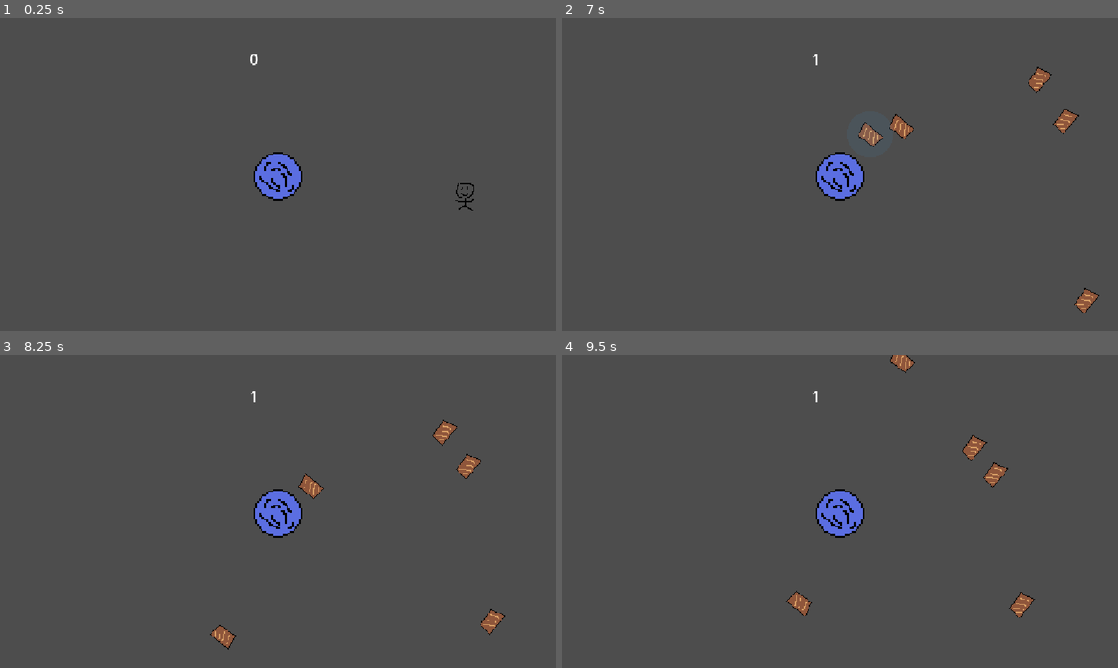
Above: before the commit, frames 1-4 (two rows, left to right).
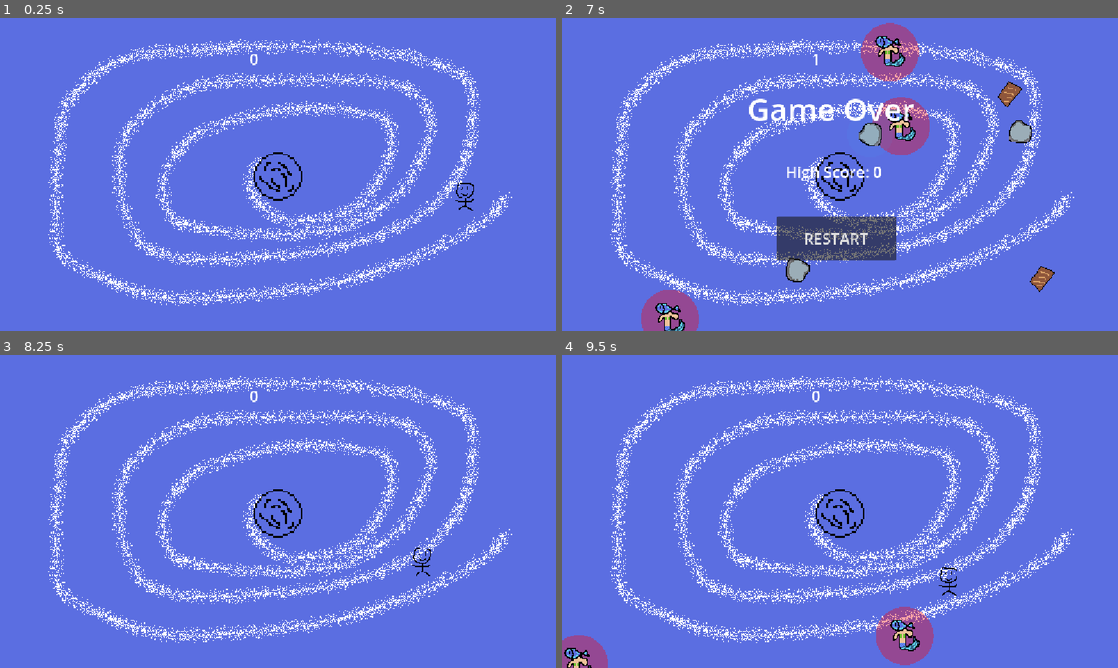
Above: after the commit, the same moments.

Repository: dangt0n78-jpg/surfin
Game: Godot game, scene res://_scenes/main.tscn
Two runs of this game, one before a commit and one after it. Both use one fixed random seed, a clock stepped at 60 frames per second and the inputs below.
Inputs (mouse positions are in pixels of both pictures, inside the frame that each line leads up to):
- Up to frame 1 (0.25 s): no input
- Up to frame 2 (7 s): hold Space (action) 0.53-1.28 s; tap Space (action) every 1.5 s from 1.35 to 5.85 s; hold Space (action) 2.03-2.78 s; hold Space (action) 3.53-4.28 s; hold Space (action) 5.03-5.78 s; hold Space (action) from 6.53 s (still down)
- Up to frame 3 (8.25 s): release Space (action) at 7.25 s; click (272, 574) at 7.25 s, where only the run after the commit has a clickable "RESTART"; tap Space (action) at 8.1 s
- Up to frame 4 (9.5 s): hold Space (action) from 8.78 s (still down)

The runs differ from the first frame. In frame 1, 99% of the frame differs, in the area x 0-100%, y 0-100%; in frame 2, 99%; in frame 3, 99%; in frame 4, 99%.

Commit message:
tentacle bomb mermaid mechanic

Diff:
--- /dev/null
+++ b/_scenes/bomb.tscn
@@ -0,0 +1,28 @@
+[gd_scene format=3 uid="uid://c2dfffnl7l8dg"]
+
+[ext_resource type="Script" uid="uid://bvaqphsp5seei" path="res://_scripts/tentecle.gd" id="1_lw7ec"]
+[ext_resource type="Texture2D" uid="uid://mf604kdnwsa4" path="res://_assets/bomb.png" id="2_lw7ec"]
+
+[sub_resource type="CircleShape2D" id="CircleShape2D_3owqy"]
+radius = 51.0392
+
+[node name="tentecle" type="Area2D" unique_id=1182030087]
+position = Vector2(0, 9)
+script = ExtResource("1_lw7ec")
+metadata/_edit_group_ = true
+
+[node name="Sprite2D" type="Sprite2D" parent="." unique_id=1271905174]
+position = Vector2(-3, -11)
+scale = Vector2(2.484375, 2.484375)
+texture = ExtResource("2_lw7ec")
+
+[node name="CollisionShape2D" type="CollisionShape2D" parent="." unique_id=2028698830]
+shape = SubResource("CircleShape2D_3owqy")
+
+[node name="alive_timer" type="Timer" parent="." unique_id=707608430]
+wait_time = 0.8
+autostart = true
+
+[connection signal="area_entered" from="." to="." method="_on_area_entered"]
+[connection signal="body_entered" from="." to="." method="_on_body_entered"]
+[connection signal="timeout" from="alive_timer" to="." method="_on_alive_timer_timeout"]
--- a/_scenes/main.tscn
+++ b/_scenes/main.tscn
@@ -5,6 +5,11 @@
 [ext_resource type="PackedScene" uid="uid://ey8mvbmte2lt" path="res://_scenes/hole.tscn" id="2_x6rnu"]
 [ext_resource type="PackedScene" uid="uid://r85d4i5etayg" path="res://_scenes/planks.tscn" id="3_3q5j6"]
 [ext_resource type="PackedScene" uid="uid://obtfve6lbv7q" path="res://_scenes/stone.tscn" id="3_6bnj4"]
+[ext_resource type="PackedScene" uid="uid://cksslyoqa5srt" path="res://_scenes/mermaid.tscn" id="4_7kglf"]
+[ext_resource type="Texture2D" uid="uid://b5p2qiwdu1ux0" path="res://_assets/background.png" id="4_owtmn"]
+[ext_resource type="Script" uid="uid://dcapnkx7oycw3" path="res://_scripts/special_marker.gd" id="6_ce27d"]
+[ext_resource type="PackedScene" uid="uid://dh8j24qc7k87s" path="res://_scenes/tentecle.tscn" id="7_urak4"]
+[ext_resource type="PackedScene" uid="uid://c2dfffnl7l8dg" path="res://_scenes/bomb.tscn" id="8_hi6yo"]
 
 [sub_resource type="Curve2D" id="Curve2D_3q5j6"]
 _data = {
@@ -14,7 +19,12 @@
 
 [node name="main" type="Node" unique_id=1092437447]
 script = ExtResource("1_lavtb")
-SCENES = Array[PackedScene]([ExtResource("3_3q5j6"), ExtResource("3_6bnj4")])
+SCENES = Array[PackedScene]([ExtResource("3_3q5j6"), ExtResource("3_6bnj4"), ExtResource("4_7kglf")])
+
+[node name="TextureRect" type="TextureRect" parent="." unique_id=496991138]
+offset_right = 1152.0
+offset_bottom = 648.0
+texture = ExtResource("4_owtmn")
 
 [node name="Player" parent="." unique_id=830179734 instance=ExtResource("1_dmym1")]
 position = Vector2(997, 344)
@@ -34,6 +44,36 @@
 horizontal_alignment = 1
 vertical_alignment = 1
 
+[node name="game over" type="Label" parent="CanvasLayer" unique_id=659609387]
+visible = false
+offset_left = 384.0
+offset_top = 108.0
+offset_right = 732.0
+offset_bottom = 269.0
+theme_override_font_sizes/font_size = 64
+text = "Game Over"
+horizontal_alignment = 1
+vertical_alignment = 1
+
+[node name="Button" type="Button" parent="CanvasLayer" unique_id=624146642]
+visible = false
+offset_left = 445.0
+offset_top = 411.0
+offset_right = 692.0
+offset_bottom = 502.0
+theme_override_font_sizes/font_size = 32
+text = "RESTART"
+
+[node name="highscore" type="Label" parent="CanvasLayer" unique_id=1987183050]
+visible = false
+offset_left = 435.0
+offset_top = 259.0
+offset_right = 691.0
+offset_bottom = 378.0
+theme_override_font_sizes/font_size = 32
+horizontal_alignment = 1
+vertical_alignment = 1
+
 [node name="obstacle_path" type="Path2D" parent="." unique_id=250092754]
 curve = SubResource("Curve2D_3q5j6")
 
@@ -46,5 +86,13 @@
 
 [node name="Special_marker" type="Marker2D" parent="." unique_id=301093601]
 position = Vector2(578, 329)
+script = ExtResource("6_ce27d")
+SPECIAL_SCENES = Array[PackedScene]([ExtResource("7_urak4"), ExtResource("8_hi6yo")])
+circle_color = Color(0.6431373, 0.17254902, 0.15686275, 0.4745098)
 
+[node name="Timer" type="Timer" parent="Special_marker" unique_id=2599832]
+autostart = true
+
+[connection signal="pressed" from="CanvasLayer/Button" to="." method="_on_button_pressed"]
 [connection signal="timeout" from="plank_timer" to="." method="_on_plank_timer_timeout"]
+[connection signal="timeout" from="Special_marker/Timer" to="Special_marker" method="_on_timer_timeout"]
--- /dev/null
+++ b/_scenes/mermaid.tscn
@@ -0,0 +1,22 @@
+[gd_scene format=3 uid="uid://cksslyoqa5srt"]
+
+[ext_resource type="Script" uid="uid://c15j5sfgn40b0" path="res://_scripts/mermaid.gd" id="1_76o8e"]
+[ext_resource type="Texture2D" uid="uid://5h8bfg2x3yhk" path="res://_assets/mermaid.png" id="2_04v61"]
+
+[sub_resource type="CircleShape2D" id="CircleShape2D_3owqy"]
+radius = 60.074955
+
+[node name="mermaid" type="Area2D" unique_id=1357435528]
+script = ExtResource("1_76o8e")
+circle_color = Color(1, 0, 0, 0.34901962)
+
+[node name="Sprite2D" type="Sprite2D" parent="." unique_id=791571937]
+position = Vector2(1, -1)
+scale = Vector2(2.140625, 2.140625)
+texture = ExtResource("2_04v61")
+
+[node name="CollisionShape2D" type="CollisionShape2D" parent="." unique_id=1691281693]
+position = Vector2(-1, -1)
+shape = SubResource("CircleShape2D_3owqy")
+
+[connection signal="body_entered" from="." to="." method="_on_body_entered"]
--- a/_scenes/stone.tscn
+++ b/_scenes/stone.tscn
@@ -28,5 +28,6 @@
 position = Vector2(-2, -2)
 shape = SubResource("CircleShape2D_3owqy")
 
+[connection signal="body_entered" from="." to="." method="_on_body_entered"]
 [connection signal="body_entered" from="outterhitbox" to="outterhitbox" method="_on_body_entered"]
 [connection signal="body_exited" from="outterhitbox" to="outterhitbox" method="_on_body_exited"]
--- a/_scenes/tentecle.tscn
+++ b/_scenes/tentecle.tscn
@@ -7,7 +7,7 @@
 radius = 74.00676
 
 [node name="tentecle" type="Area2D" unique_id=1182030087]
-position = Vector2(867, 362)
+position = Vector2(-4, 6)
 script = ExtResource("1_77rb6")
 metadata/_edit_group_ = true
 
@@ -21,7 +21,7 @@
 shape = SubResource("CircleShape2D_3owqy")
 
 [node name="alive_timer" type="Timer" parent="." unique_id=707608430]
-wait_time = 0.5
+wait_time = 0.8
 autostart = true
 
 [connection signal="area_entered" from="." to="." method="_on_area_entered"]
--- a/_scripts/hole.gd
+++ b/_scripts/hole.gd
@@ -3,6 +3,7 @@
 
 
 func _on_body_entered(body: Node2D) -> void:
+	body.die()
 	body.queue_free()
 
 
--- a/_scripts/main.gd
+++ b/_scripts/main.gd
@@ -1,8 +1,18 @@
 extends Node
 
 @export var SCENES : Array[PackedScene] = []
+@onready var player :CharacterBody2D= $Player
 
-# Called every frame. 'delta' is the elapsed time since the previous frame.
+func _ready() -> void:
+	player.died.connect(_on_player_died)
+
+func _on_player_died():
+	Stats._update_high_score()
+	$CanvasLayer/highscore.text = "High Score: " + str(Stats.highscore)
+	$CanvasLayer/highscore.show()
+	$"CanvasLayer/game over".show()
+	$CanvasLayer/Button.show()
+
 func _process(delta: float) -> void:
 	$CanvasLayer/Label.text = str(Stats.score)
 
@@ -12,6 +22,12 @@
 	var random_scene :PackedScene= SCENES.pick_random()
 	var scenes = random_scene.instantiate()
 	scenes.global_position = $obstacle_path/obstacle_spawn_location.global_position
-	scenes.rotation = $obstacle_path/obstacle_spawn_location.rotation + PI / 2.0
+	if scenes.is_in_group("score obstacle"):
+		scenes.rotation = $obstacle_path/obstacle_spawn_location.rotation + PI / 2.0
 	add_child(scenes)
-	$plank_timer.wait_time = randf_range(0.5, 2.5)
+	$plank_timer.wait_time = randf_range(0.5, 1.0)
+
+
+func _on_button_pressed() -> void:
+	Stats.score = 0
+	get_tree().reload_current_scene()
--- /dev/null
+++ b/_scripts/mermaid.gd
@@ -0,0 +1,23 @@
+extends Area2D
+
+@export var pull_force :float= 120.0
+@export var circle_color :Color
+var center_pos :Vector2
+var radius :float= 64.0
+
+func _ready() -> void:
+	center_pos = get_viewport_rect().size / 2.0
+	var shape = $CollisionShape2D.shape
+	radius = shape.radius
+	queue_redraw()
+
+func _draw() -> void:
+	draw_circle(Vector2.ZERO, radius, circle_color)
+
+func _process(delta: float) -> void:
+	var to_center:Vector2 = (center_pos - global_position).normalized()
+	position += to_center
+	queue_redraw()
+
+func _on_body_entered(body: Node2D) -> void:
+	body._reverse_orbit()
--- a/_scripts/planks.gd
+++ b/_scripts/planks.gd
@@ -11,4 +11,5 @@
 	position += to_center
 
 func _on_body_entered(body: Node2D) -> void:
+	body.die()
 	body.queue_free()
--- a/_scripts/player.gd
+++ b/_scripts/player.gd
@@ -11,6 +11,16 @@
 const GOLDEN_SPIRAL_RATIO = 0.30635
 var center_pos :Vector2
 var current_speed :float= 0
+var orbit_dir :float= 1.0
+
+signal died
+
+func die():
+	died.emit()
+
+func _reverse_orbit():
+	orbit_dir *= -1.0
+	velocity = -velocity * 0.8
 
 func _ready() -> void:
 	center_pos = get_viewport_rect().size / 2.0
@@ -20,7 +30,7 @@
 func _physics_process(delta: float) -> void:
 
 	var to_center:Vector2 = (center_pos - global_position).normalized()
-	var clockwise_tangent :Vector2 = Vector2(to_center.y, -to_center.x)
+	var clockwise_tangent :Vector2 = Vector2(to_center.y, -to_center.x) * orbit_dir
 	var whirpool_velocity :Vector2= (to_center * pull_force) + (clockwise_tangent * swirl_force)
 
 	var player_velocity :Vector2
--- /dev/null
+++ b/_scripts/special_marker.gd
@@ -0,0 +1,62 @@
+extends Marker2D
+
+@export var SPECIAL_SCENES :Array[PackedScene] = []
+@export var circle_color :Color
+@export var radius :float= 64.0
+@export var warning_timer :float= 0.8
+@onready var center_pos :Vector2
+
+var tween :Tween
+var current_alpha :float= 0.0
+var circle_scale :float= 0.0
+
+
+func _ready() -> void:
+	center_pos = get_viewport_rect().size / 2.0
+
+func _draw() -> void:
+	if current_alpha > 0.0:
+		var fill_color = circle_color
+		fill_color.a = current_alpha
+
+		draw_circle(Vector2.ZERO, radius * circle_scale, fill_color)
+		var outline_circle = circle_color
+		outline_circle.a = 0.8
+		draw_arc(Vector2.ZERO, radius, 0.0, PI * 2, 32, outline_circle, 2.0)
+
+func _get_valid_spawn_point():
+	var pos :Vector2
+	var min_dinstance_from_hole :float= 126.0
+
+	while true:
+		pos.x = randf_range(79.0, 1069.0)
+		pos.y = randf_range(91.0, 572.0)
+
+		if pos.distance_to(center_pos) >= min_dinstance_from_hole:
+			break
+	return pos
+
+
+func _on_timer_timeout() -> void:
+	if Stats.score > 3:
+		var spawn_pos :Vector2= _get_valid_spawn_point()
+		global_position = spawn_pos
+		current_alpha = 0.4
+		circle_scale = 0.0
+		queue_redraw()
+		var tween :Tween = create_tween()
+		tween.tween_method(func(val : float):
+			circle_scale = val
+			queue_redraw(), 0.0, 1.0, warning_timer)
+
+		await tween.finished
+
+		current_alpha = 0.0
+		circle_scale = 0.0
+		queue_redraw()
+
+		var random_speacial_scene :PackedScene= SPECIAL_SCENES.pick_random()
+		var special_scene = random_speacial_scene.instantiate()
+		get_parent().add_child(special_scene)
+		special_scene.global_position = spawn_pos
+		$Timer.wait_time = randf_range(0.5, 2.5)
--- a/_scripts/tentecle.gd
+++ b/_scripts/tentecle.gd
@@ -3,6 +3,7 @@
 
 
 func _on_body_entered(body: Node2D) -> void:
+	body.die()
 	body.queue_free()
 
 
--- a/project.godot
+++ b/project.godot
@@ -13,7 +13,7 @@
 config/name="surfin"
 run/main_scene="uid://b73wanxudeh10"
 config/features=PackedStringArray("4.7", "Forward Plus")
-config/icon="res://icon.svg"
+config/icon="uid://b55t4pn6dqhao"
 
 [autoload]
 
Binary file added: _assets/background.png
Not shown, added: _assets/background.png.import
Binary file added: _assets/bomb.png
Not shown, added: _assets/bomb.png.import
Binary file added: _assets/images.jpg
Not shown, added: _assets/images.jpg.import
Binary file added: _assets/mermaid.png
Not shown, added: _assets/mermaid.png.import
Not shown, added: _scripts/mermaid.gd.uid
Not shown, added: _scripts/special_marker.gd.uid
